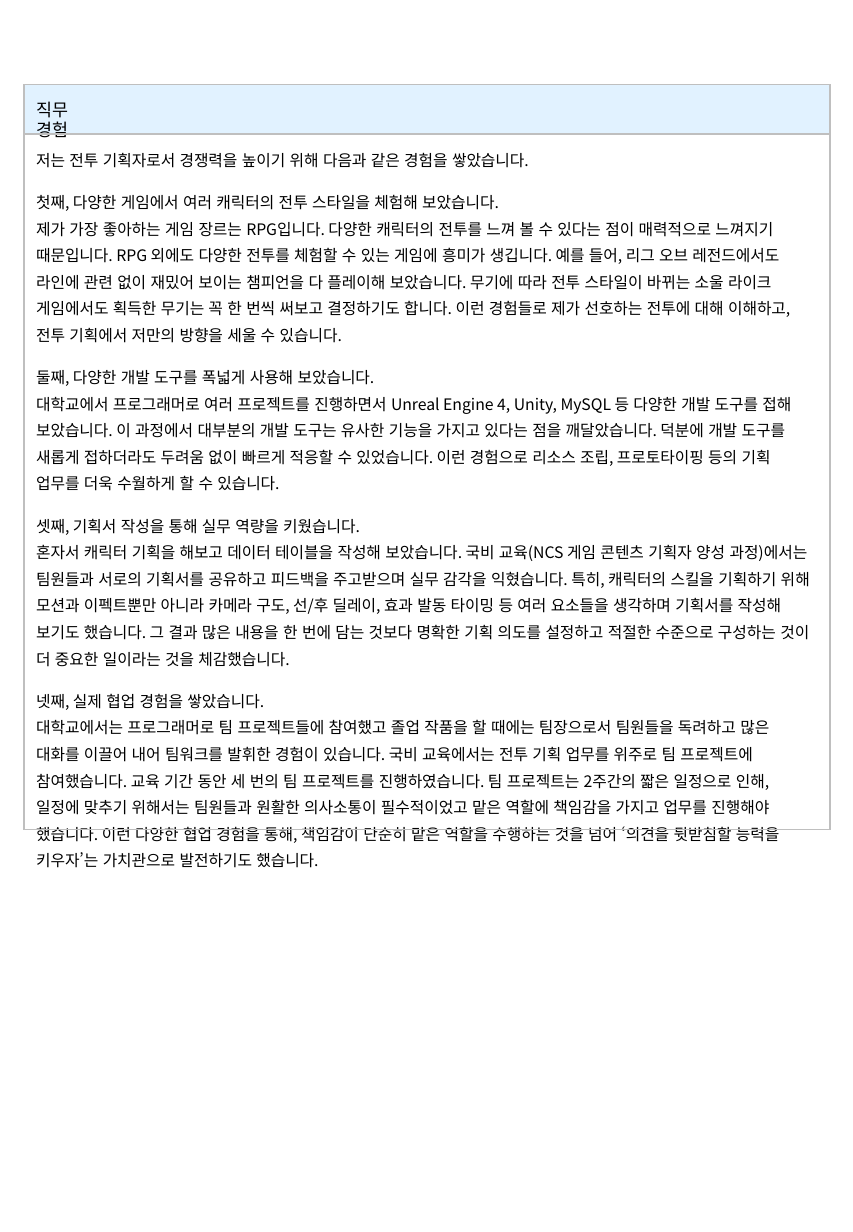
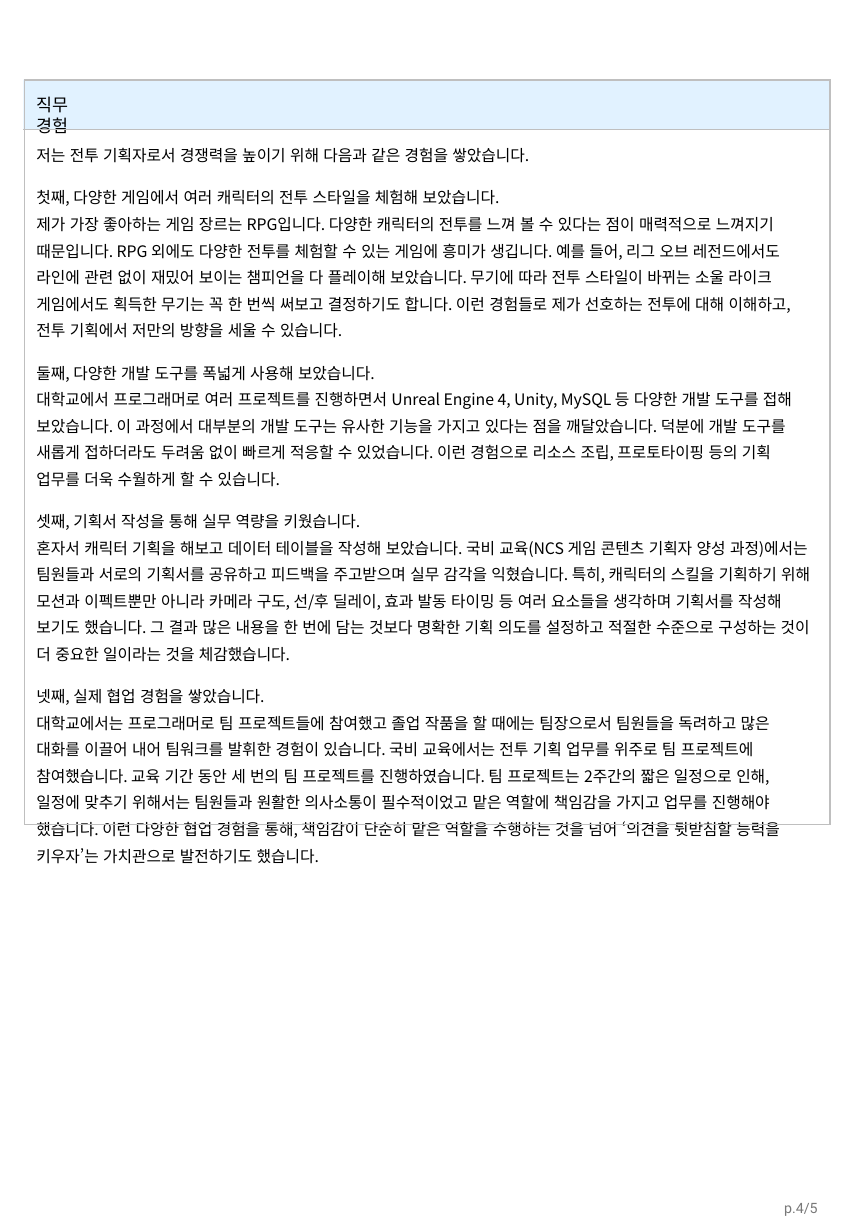
Before and after one commit to hjs0913/GameDesign, a slide deck: slide 4 of 제출 문서 모음/입사지원서(이력서+자소서)/게임기획_홍진선_입사지원서.pptx. Drawn at 853x1232 pixels with LibreOffice and Linux fonts; fonts in the diff are those of the drawing. Boxes give left, top, right and bottom in pixels: in the first picture for what was removed or moved away, otherwise in the second. Text is boxed around its words. In the diff, an @@ line names an element or a change of style, - is before the commit and + after.

Commit message:
자기소개서 수정
직무 지원 동기 / 성격의 장단점 수정

```diff
--- a/제출 문서 모음/입사지원서(이력서+자소서)/게임기획_홍진선_입사지원서.pptx
+++ b/제출 문서 모음/입사지원서(이력서+자소서)/게임기획_홍진선_입사지원서.pptx
@@ 2 texts, 2 rectangles, 1 line: place and size @@
-2 texts, 2 rectangles, 1 line at <box>23,84,830,843</box>
+2 texts, 2 rectangles, 1 line at <box>24,80,830,838</box>
@@ page number added at <box>784,1203,818,1216</box>, 9 pt, text #797979 @@
+p.4/5
```
Also in this commit, not shown: 4 other slides changed, 1 slide removed, 3 other files.
